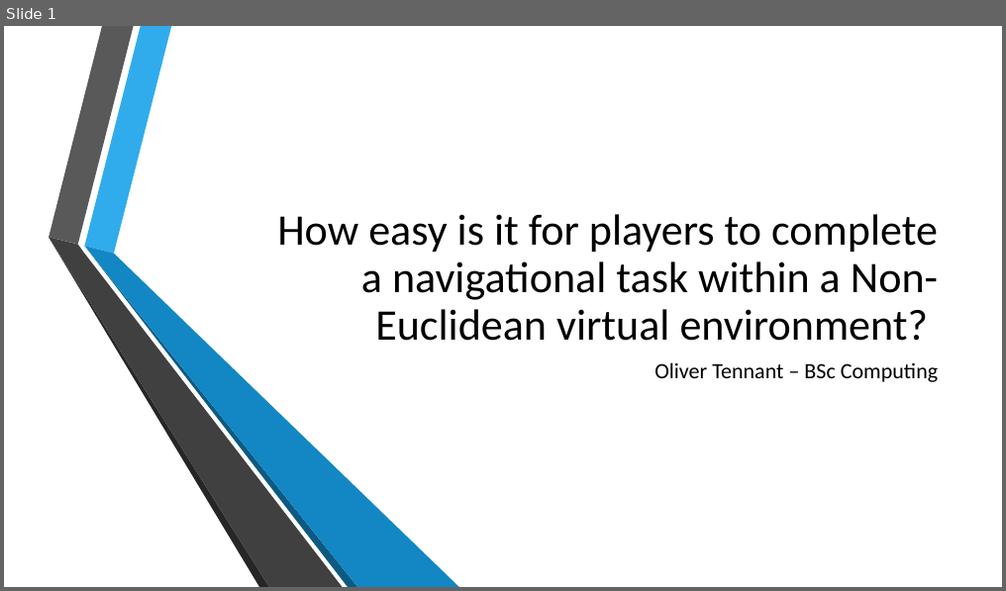
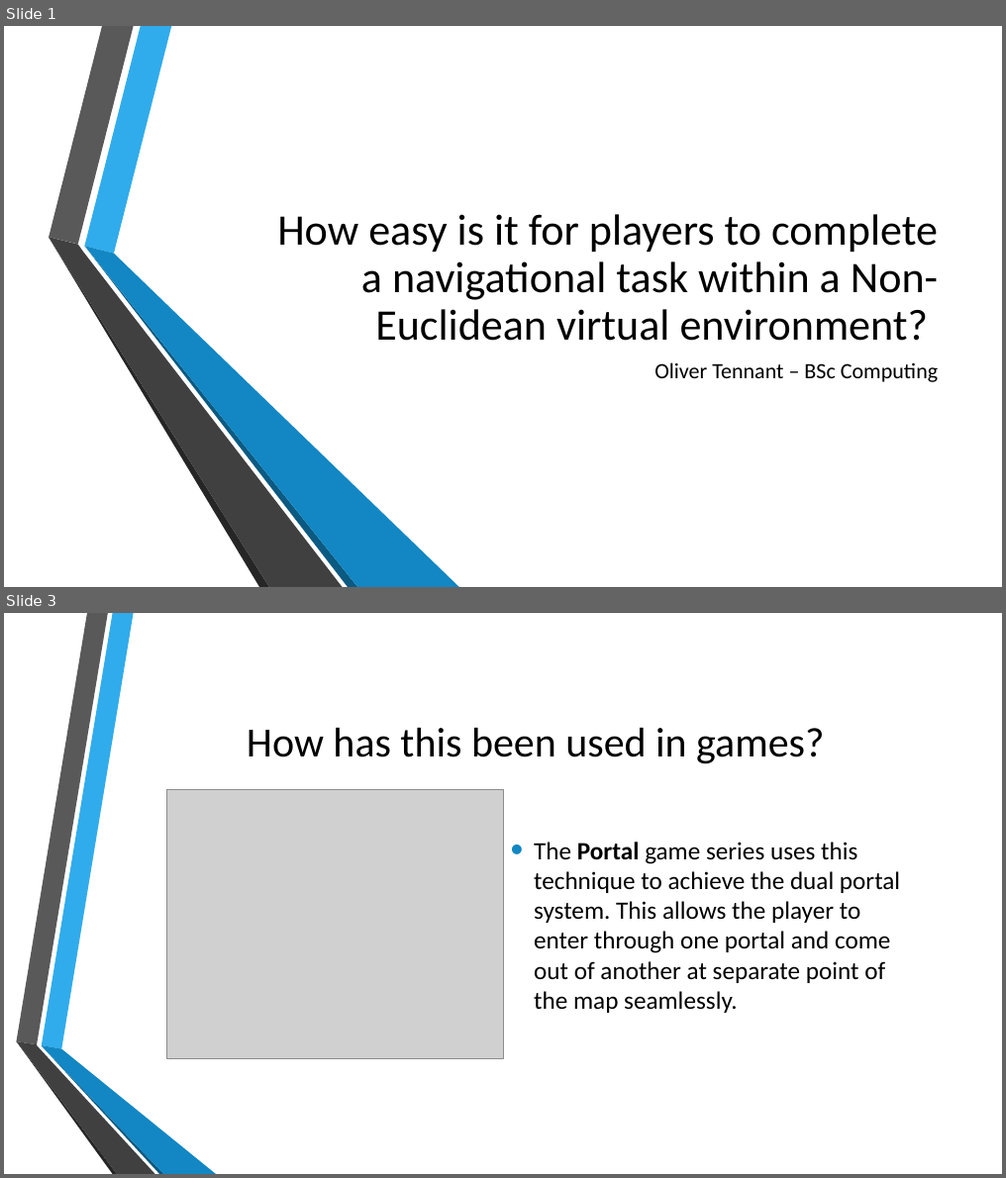
Before and after one commit to Lieu-Tennie/Non-Euclidean-Virtual-Environment-Artefact, a slide deck: Non-Euclidean Presentation.pptx. Shown one above the other, each under a label of ours: slide 1 before the commit, slides 1 and 3 after it; the slides between them are not shown. The pictures are 1006x591 and 1006x1178 pixels, drawn with LibreOffice and Linux fonts; fonts in the diff are those of the drawing; grey boxes stand for pictures; background and template pictures are left out. Boxes give left, top, right and bottom in pixels: in the first picture for what was removed or moved away, otherwise in the second. Text is boxed around its words. In the diff, an @@ line names an element or a change of style, - is before the commit and + after.

```diff
--- a/Non-Euclidean Presentation.pptx
+++ b/Non-Euclidean Presentation.pptx
@@ slide 3 added at (x1=4, y1=613, x2=1002, y2=1174), background picture (left out) @@
@@ title added at (x1=247, y1=728, x2=824, y2=764), 40 pt, text #000000 @@
+How has this been used in games?
@@ picture added at (x1=166, y1=789, x2=503, y2=1059) @@
@@ text added at (x1=534, y1=842, x2=900, y2=1013), 24 pt, text #000000 @@
+• The Portal game series uses this technique to achieve the dual portal system. This allows the player to enter through one portal and come out of another at separate point of the map seamlessly.
@@ group added at (x1=16, y1=613, x2=216, y2=1174): 6 freeform shapes @@
```
Also in this commit, not shown: 1 slide changed, 13 other slides added.
